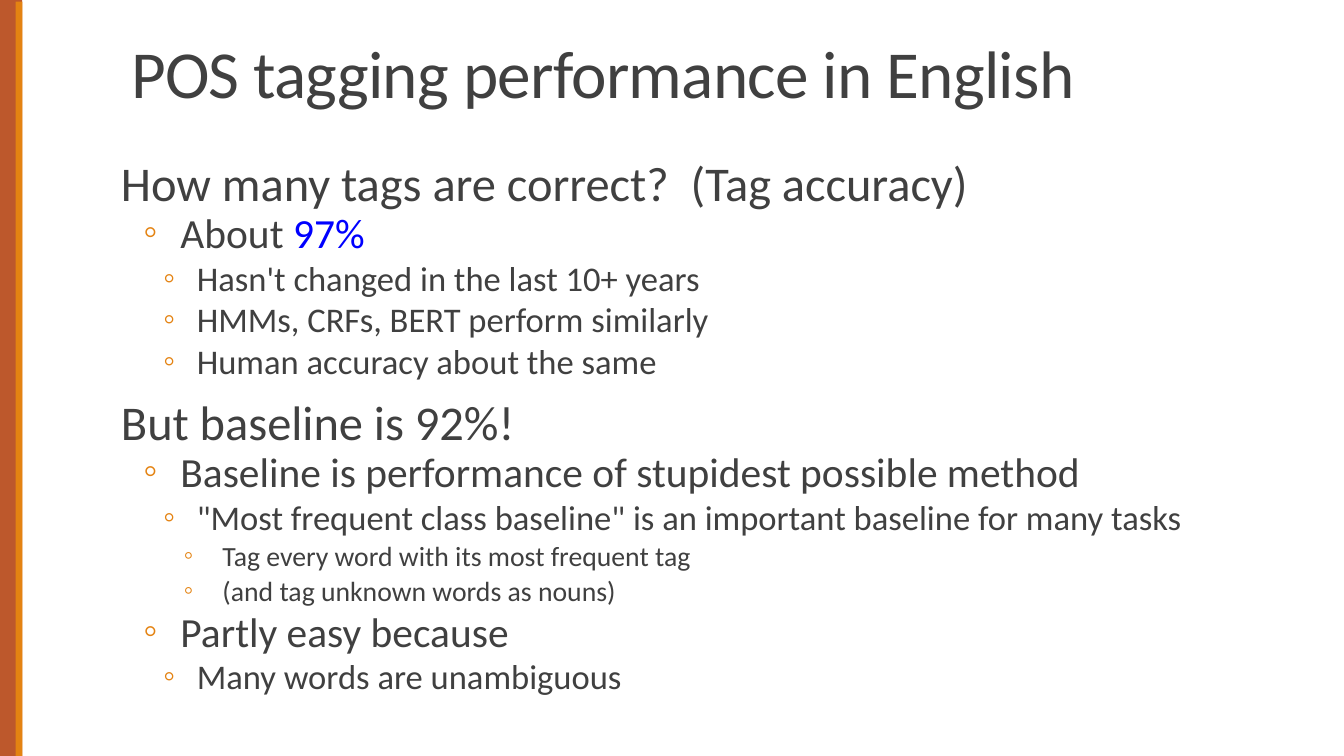
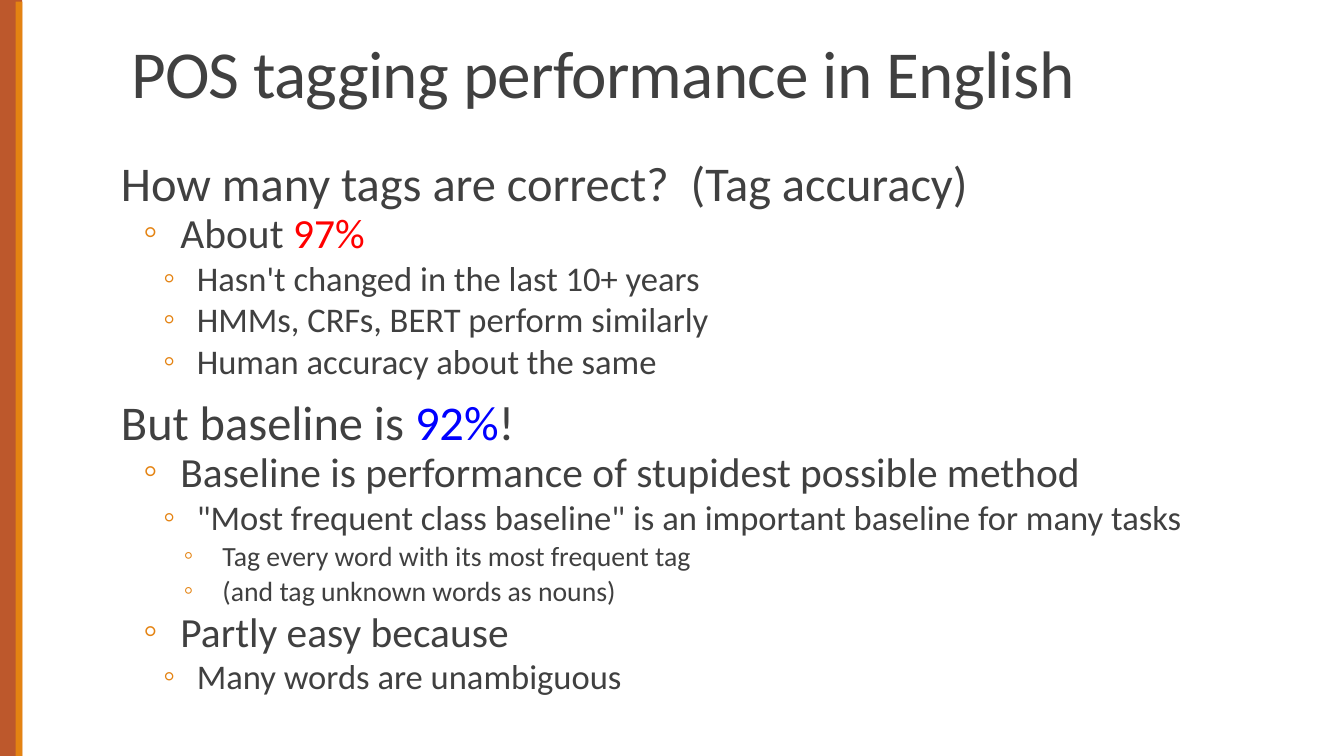
Before and after one commit to chriswjh/chriswjh.github.io, a slide deck: slide 14 of NLP_TM/17-POSNER.pptx. Drawn at 1344x756 pixels with LibreOffice and Linux fonts; fonts in the diff are those of the drawing. Boxes give left, top, right and bottom in pixels: in the first picture for what was removed or moved away, otherwise in the second. Text is boxed around its words. In the diff, an @@ line names an element or a change of style, - is before the commit and + after.

```diff
--- a/NLP_TM/17-POSNER.pptx
+++ b/NLP_TM/17-POSNER.pptx
@@ text at (x1=121, y1=219, x2=514, y2=441): text colour #0000FF to #FF0000 in "97%"; text colour #404040 to #0000FF in "92%!" @@
```
Also in this commit, not shown: 14 other slides changed, 4 other files.
